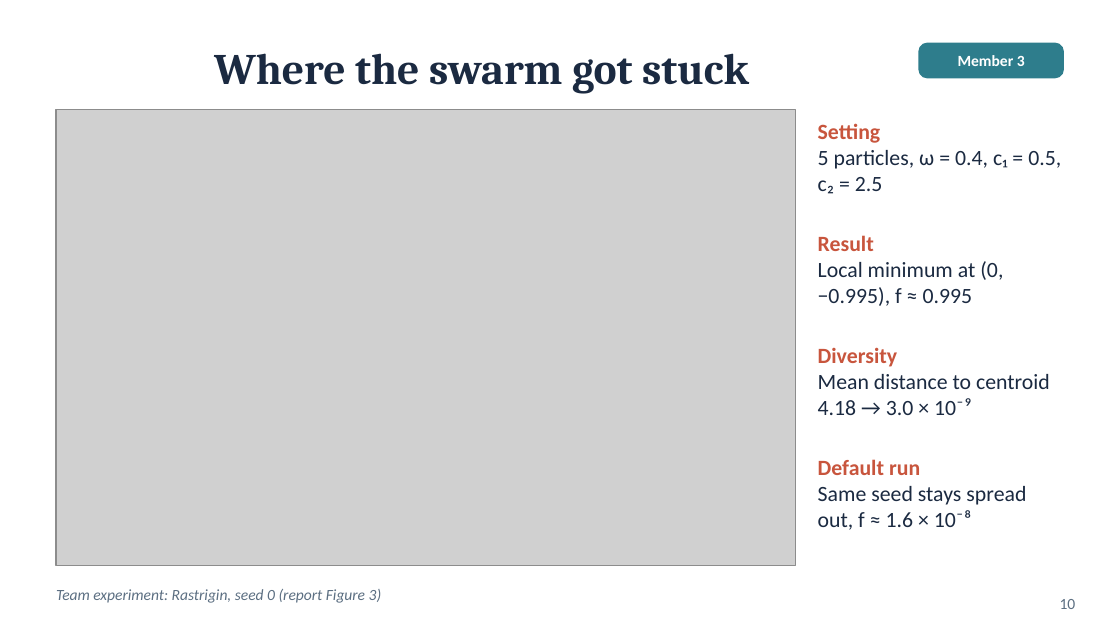
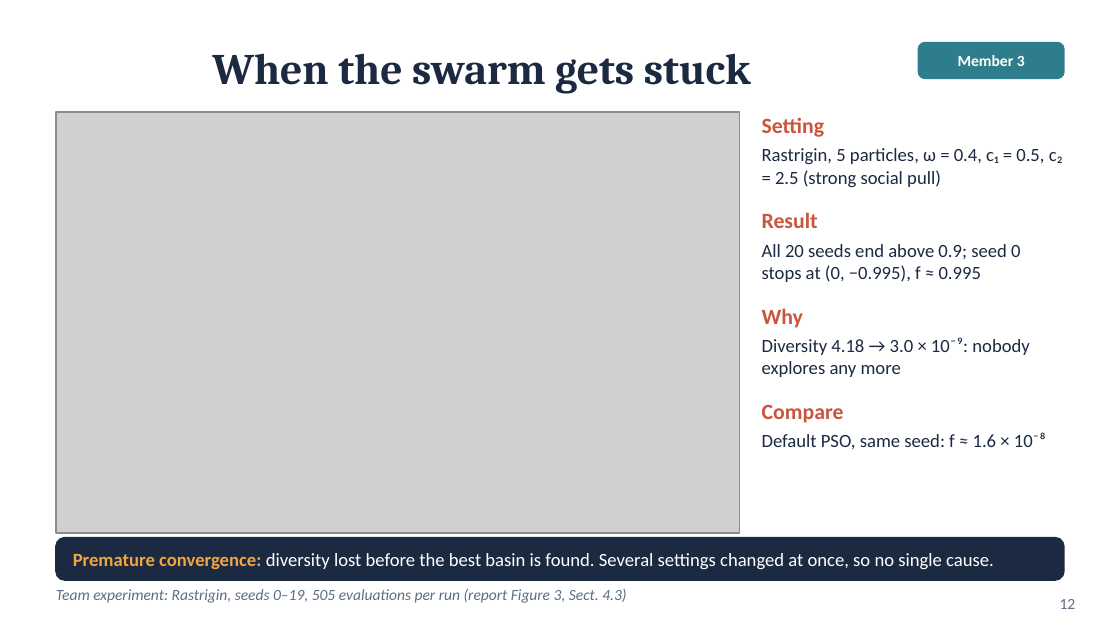
Before and after one commit to huynhhuuphucminh/Seminar-AI, a slide deck: slide 12 of slides/Slide_Seminar_PSO.pptx (slide 10 before the commit). Drawn at 1120x630 pixels with LibreOffice and Linux fonts; fonts in the diff are those of the drawing; grey boxes stand for pictures. Boxes give left, top, right and bottom in pixels: in the first picture for what was removed or moved away, otherwise in the second. Text is boxed around its words. In the diff, an @@ line names an element or a change of style, - is before the commit and + after.

```diff
--- a/slides/Slide_Seminar_PSO.pptx
+++ b/slides/Slide_Seminar_PSO.pptx
@@ text at (212, 53, 751, 94): text changed @@
-Where the swarm got stuck
+When the swarm gets stuck
@@ text "Member 3": place and size @@
-text "Member 3" at (918, 43, 1064, 78)
+text "Member 3" at (958, 55, 1025, 66)
@@ text "Member 3" at (958, 55, 1025, 66): fill #2E7D8C to none @@
@@ rounded rectangle added at (918, 43, 1064, 78), fill #2E7D8C, outline #2E7D8C 1 pt @@
@@ picture: place and size @@
-picture at (56, 110, 795, 566)
+picture at (56, 112, 739, 533)
@@ text added at (762, 117, 825, 137), 14 pt, text #C8553D, bold @@
+Setting
@@ text at (762, 148, 1063, 187): text changed; size 14 to 12 pt @@
-Setting
-5 particles, ω = 0.4, c₁ = 0.5, c₂ = 2.5
+Rastrigin, 5 particles, ω = 0.4, c₁ = 0.5, c₂ = 2.5 (strong social pull)
@@ text added at (762, 212, 818, 228), 14 pt, text #C8553D, bold @@
+Result
@@ text at (762, 244, 1020, 282): text changed; size 14 to 12 pt @@
-Result
-Local minimum at (0, −0.995), f ≈ 0.995
+All 20 seeds end above 0.9; seed 0 stops at (0, −0.995), f ≈ 0.995
@@ text added at (762, 308, 803, 328), 14 pt, text #C8553D, bold @@
+Why
@@ text at (762, 337, 1029, 377): text changed; size 14 to 12 pt @@
-Diversity
-Mean distance to centroid 4.18 → 3.0 × 10⁻⁹
+Diversity 4.18 → 3.0 × 10⁻⁹: nobody explores any more
@@ text added at (762, 404, 844, 423), 14 pt, text #C8553D, bold @@
+Compare
@@ text at (762, 432, 1046, 449): text changed; size 14 to 12 pt @@
-Default run
-Same seed stays spread out, f ≈ 1.6 × 10⁻⁸
+Default PSO, same seed: f ≈ 1.6 × 10⁻⁸
@@ rounded rectangle added at (56, 538, 1064, 580), fill #1B2A41, outline #1B2A41 1 pt @@
@@ text added at (73, 553, 994, 569), 12 pt, text #FFFFFF @@
+Premature convergence: diversity lost before the best basin is found. Several settings changed at once, so no single cause.
@@ text at (56, 589, 626, 603): text changed @@
-Team experiment: Rastrigin, seed 0 (report Figure 3)
+Team experiment: Rastrigin, seeds 0–19, 505 evaluations per run (report Figure 3, Sect. 4.3)
@@ page number at (1060, 599, 1076, 609): text changed @@
-10
+12
```
Also in this commit, not shown: 5 other slides changed, 12 slides added, 6 slides removed, 10 other files.
